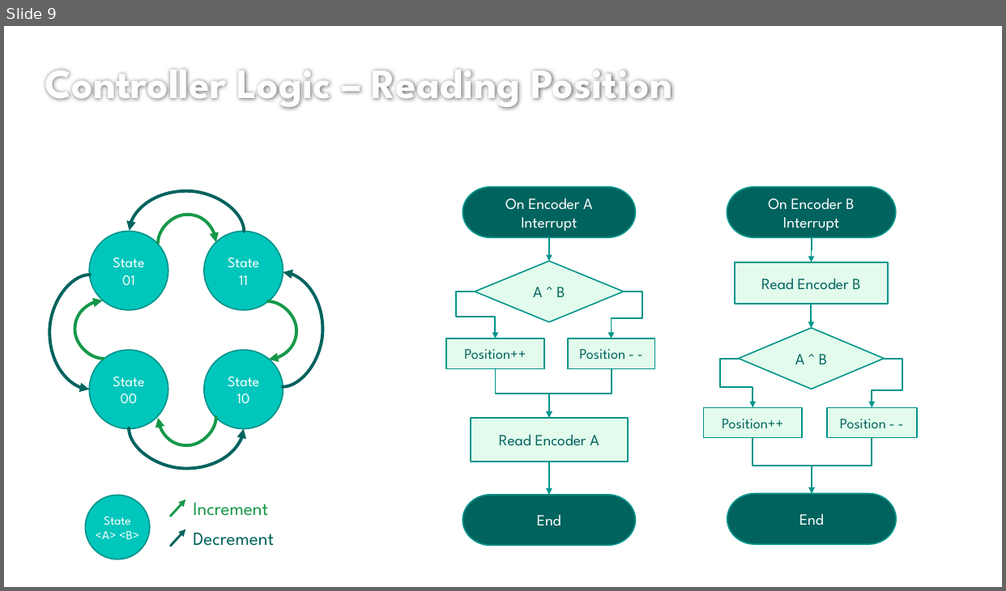
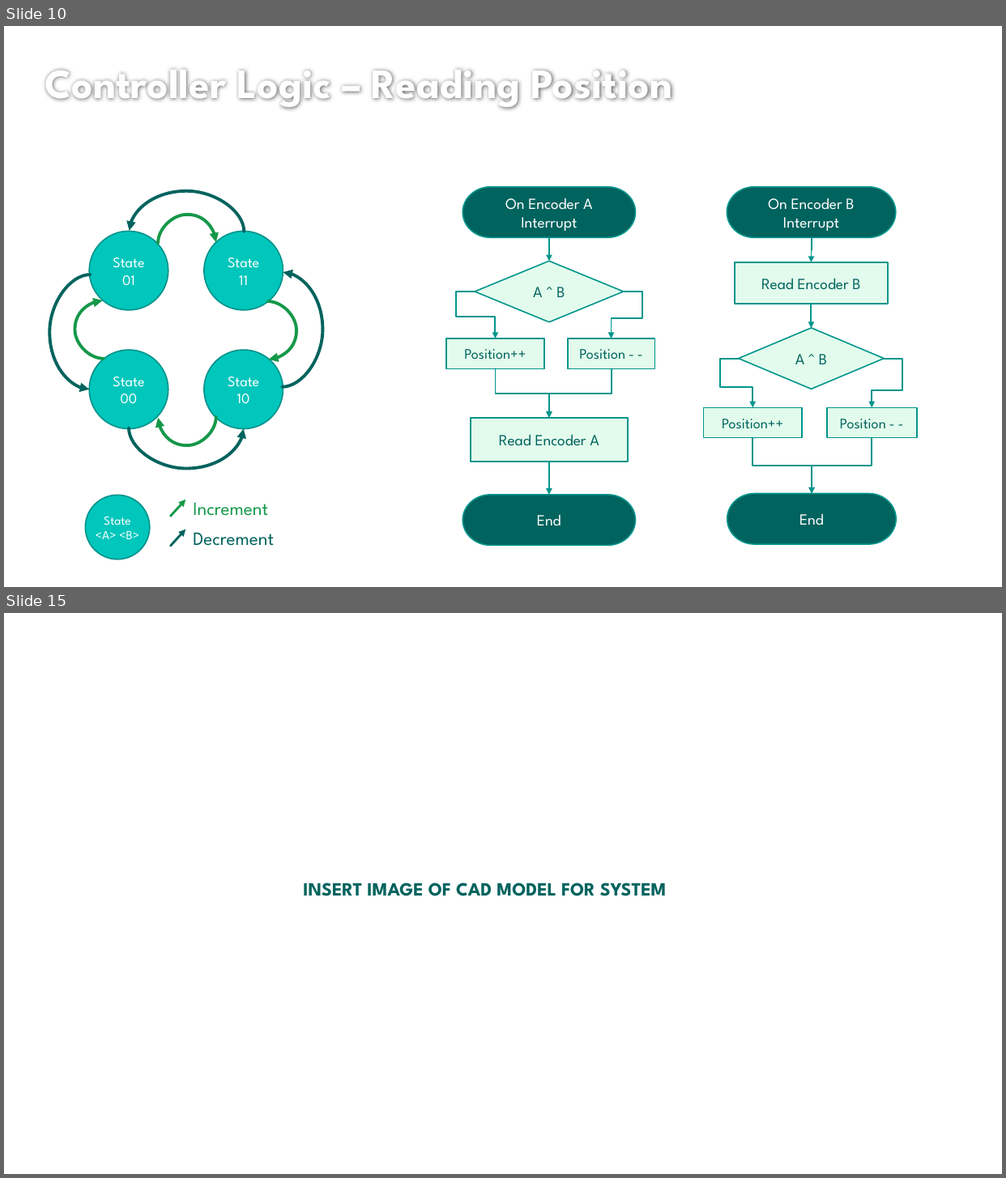
Before and after one commit to lcall3/Controller, a slide deck: doc/report/demo2.pptx. Shown one above the other, each under a label of ours: slide 9 before the commit, slides 10 and 15 after it; the slides between them are not shown. The pictures are 1006x591 and 1006x1178 pixels, drawn with LibreOffice and Linux fonts; fonts in the diff are those of the drawing; background and template pictures are left out. Boxes give left, top, right and bottom in pixels: in the first picture for what was removed or moved away, otherwise in the second. Text is boxed around its words. In the diff, an @@ line names an element or a change of style, - is before the commit and + after.

```diff
--- a/doc/report/demo2.pptx
+++ b/doc/report/demo2.pptx
@@ slide 15 added at box(4, 613, 1002, 1174), background picture (left out) @@
@@ text added at box(303, 883, 667, 897), 18 pt, text #00635D, bold @@
+INSERT IMAGE OF CAD MODEL FOR SYSTEM
@@ what was slide 9 is now slide 10 @@
```
Also in this commit, not shown: 5 slides changed, 6 other slides added, 2 slides removed, 1 other file.
